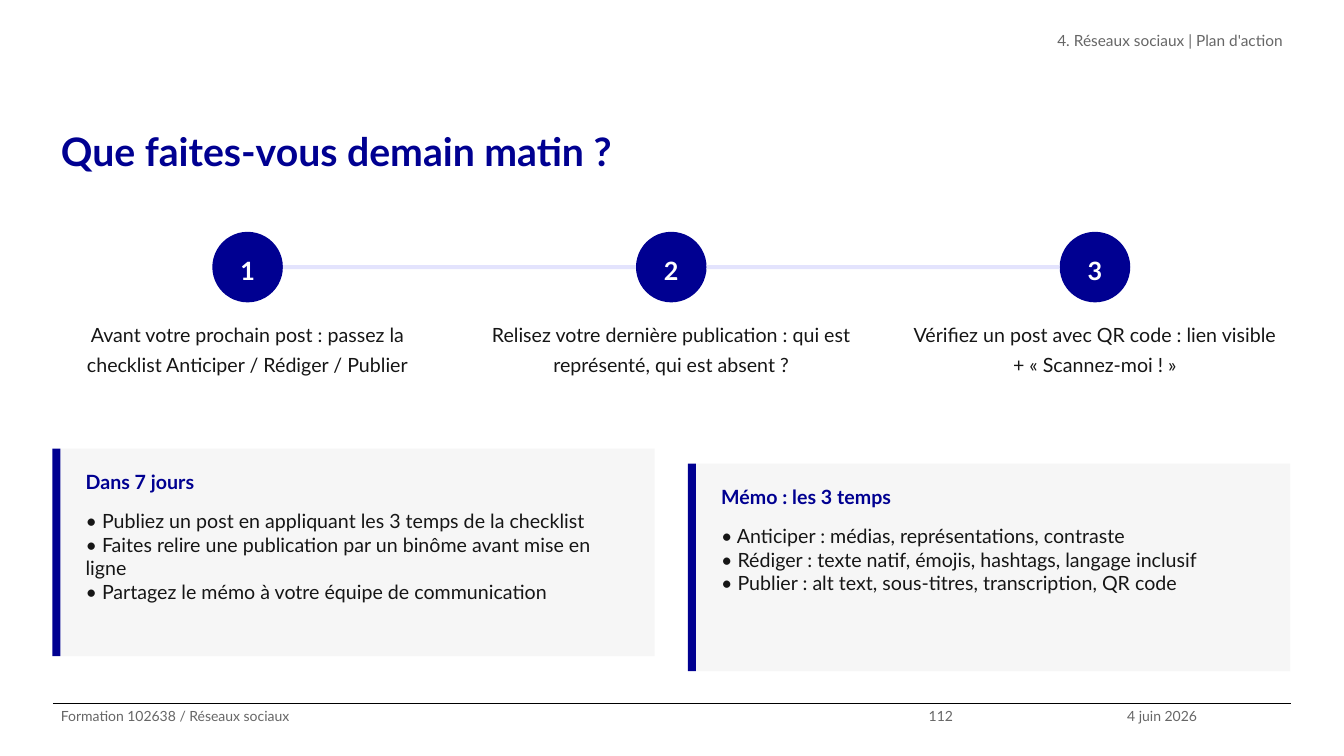
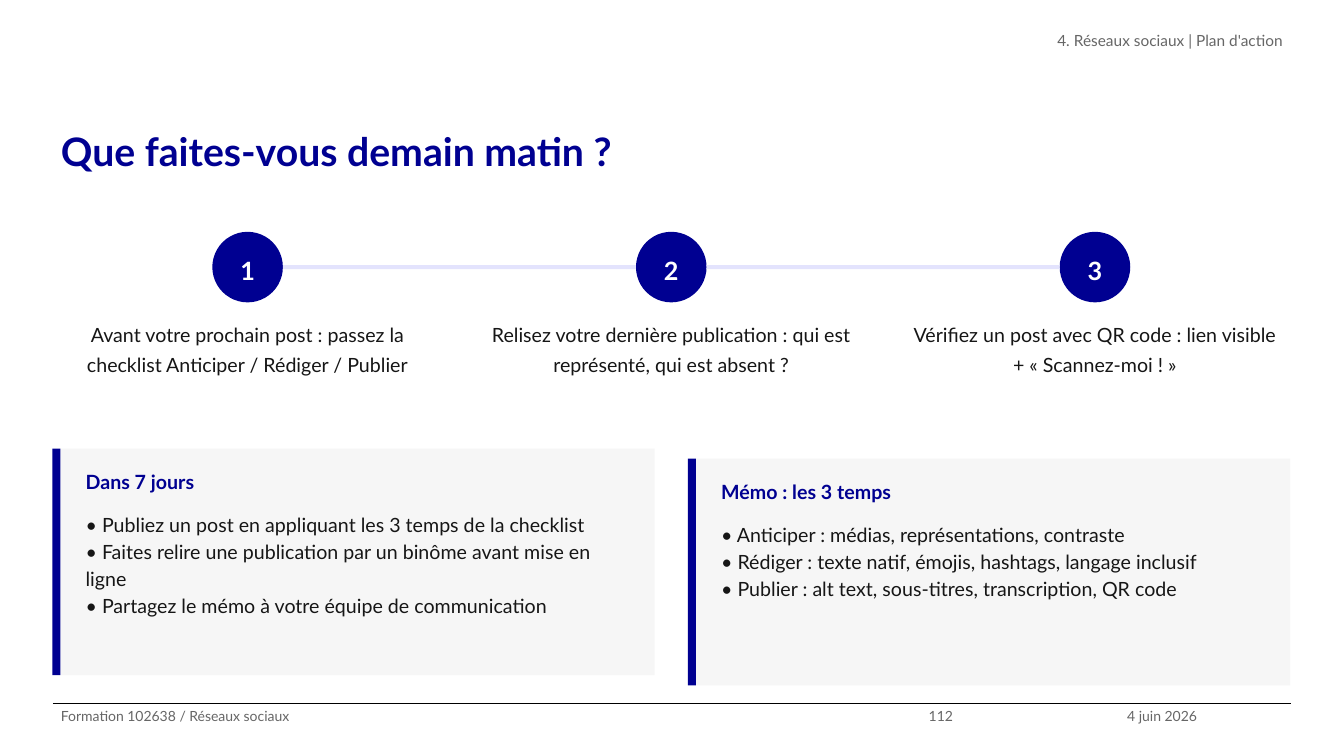
Before and after one commit to alexandra-guiderdoni/usine-fabrication-igpde-102846-ay11, a slide deck: slide 112 of formation-102638-juin-2026.pptx. Drawn at 1344x756 pixels with LibreOffice and Linux fonts; fonts in the diff are those of the drawing; background and template pictures are left out. Boxes give left, top, right and bottom in pixels: in the first picture for what was removed or moved away, otherwise in the second. Text is boxed around its words. In the diff, an @@ line names an element or a change of style, - is before the commit and + after.

Commit message:
Espacement listes global et extraction images COI
Modifications :
- Augmentation line_spacing sur 29 scripts (1.0->1.15, 1.05->1.2)
- Extraction des 23 images du PPTX COI dans images-coi/

```diff
--- a/formation-102638-juin-2026.pptx
+++ b/formation-102638-juin-2026.pptx
@@ rectangle: place and size @@
-rectangle at bbox=[52, 449, 60, 656]
+rectangle at bbox=[52, 449, 60, 676]
@@ rectangle: place and size @@
-rectangle at bbox=[60, 449, 654, 656]
+rectangle at bbox=[60, 449, 654, 676]
@@ rectangle: place and size @@
-rectangle at bbox=[688, 464, 696, 671]
+rectangle at bbox=[688, 459, 696, 686]
@@ rectangle: place and size @@
-rectangle at bbox=[696, 464, 1290, 671]
+rectangle at bbox=[696, 459, 1290, 686]
@@ text "Mémo : les 3 temps": place and size @@
-text "Mémo : les 3 temps" at bbox=[721, 489, 891, 508]
+text "Mémo : les 3 temps" at bbox=[721, 484, 891, 503]
@@ text "• Publiez un post en ..." at bbox=[86, 517, 590, 617]: line spacing 1 to 1.15 @@
@@ text "• Anticiper : médias, représentations, ..." at bbox=[737, 527, 1197, 600]: line spacing 1 to 1.15 @@
```
Also in this commit, not shown: 28 other slides changed, 52 other files.
